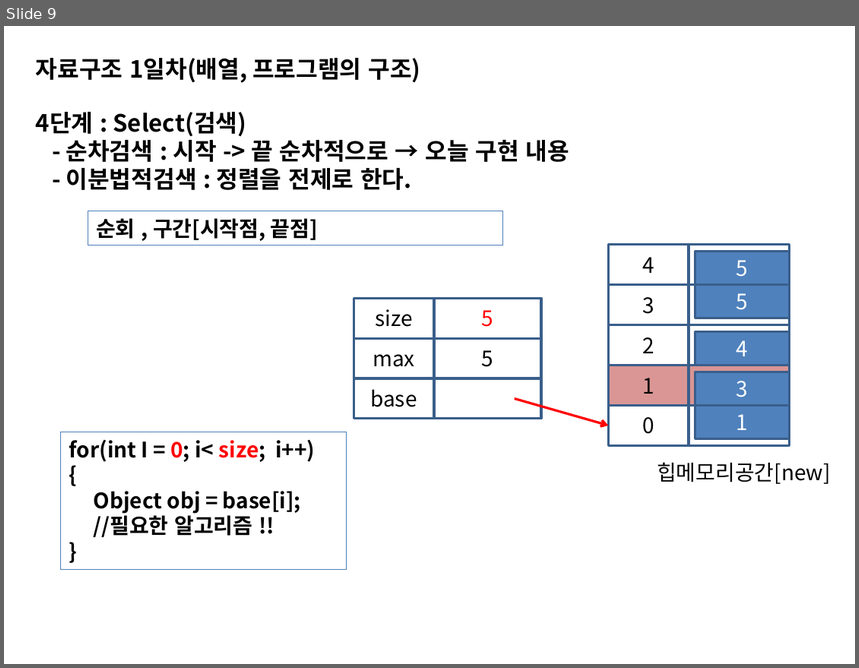
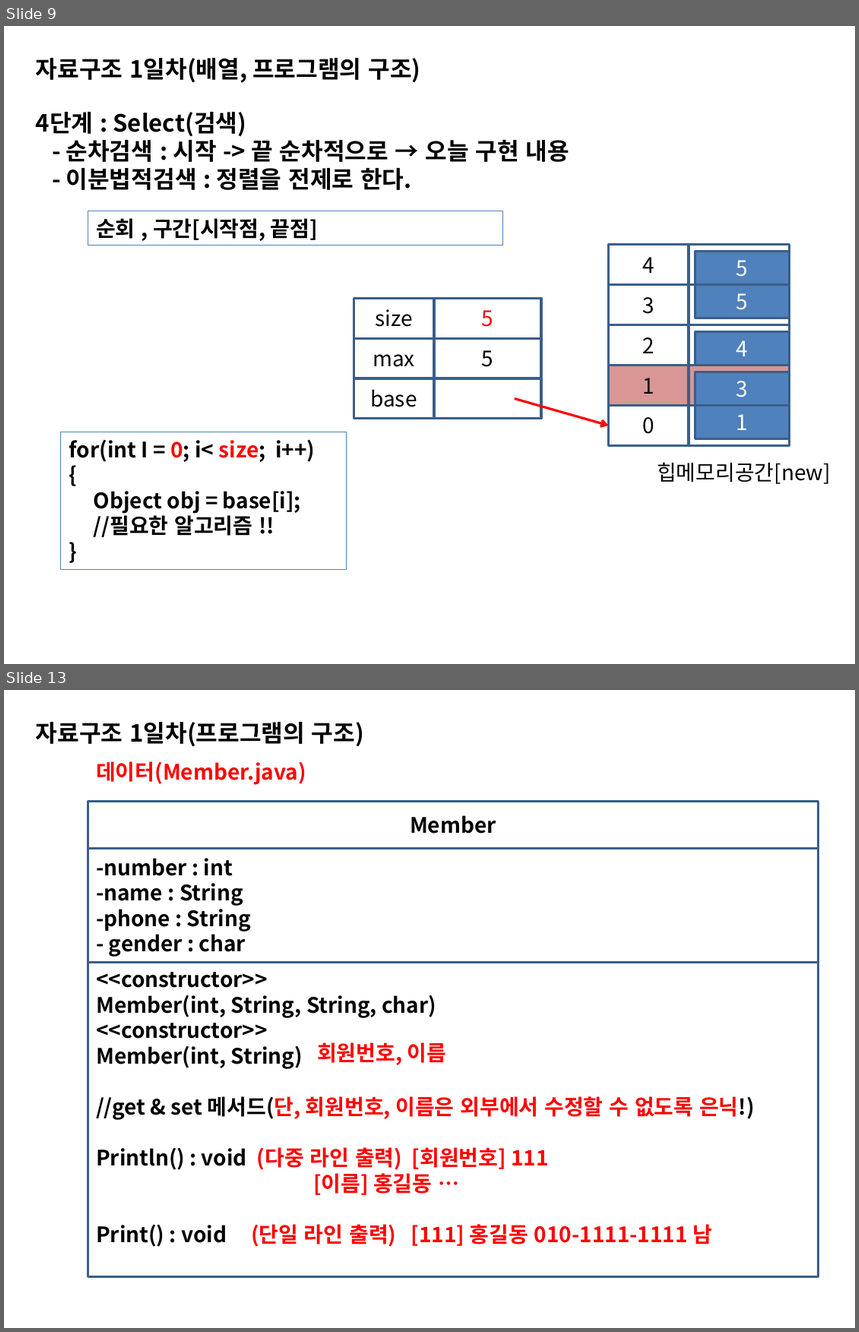
Before and after one commit to sing2song/TILDS, a slide deck: Java자료구조.pptx. Shown one above the other, each under a label of ours: slide 9 before the commit, slides 9 and 13 after it; the slides between them are not shown. The pictures are 859x668 and 859x1332 pixels, drawn with LibreOffice and Linux fonts; fonts in the diff are those of the drawing. Boxes give left, top, right and bottom in pixels: in the first picture for what was removed or moved away, otherwise in the second. Text is boxed around its words. In the diff, an @@ line names an element or a change of style, - is before the commit and + after.

```diff
--- a/Java자료구조.pptx
+++ b/Java자료구조.pptx
@@ slide 13 added at box(4, 690, 855, 1328), background #FFFFFF @@
@@ text added at box(36, 722, 364, 746), 20 pt, text #000000, bold @@
+자료구조 1일차(프로그램의 구조)
@@ text added at box(96, 761, 306, 785), 18 pt, text #FF0000, bold @@
+데이터(Member.java)
@@ rectangle added at box(88, 802, 818, 848), fill #FFFFFF, outline #3A5F8C 2 pt, 18 pt, text #000000, bold @@
+Member
@@ rectangle added at box(88, 848, 818, 962), fill #FFFFFF, outline #3A5F8C 2 pt, 18 pt, text #000000, bold @@
+-number : int
+-name : String
+-phone : String
+- gender : char
@@ rectangle added at box(88, 962, 818, 1277), fill #FFFFFF, outline #3A5F8C 2 pt, 18 pt, text #000000, bold @@
+<<constructor>>
+Member(int, String, String, char)
+<<constructor>>
+Member(int, String)
+//get & set 메서드(단, 회원번호, 이름은 외부에서 수정할 수 없도록 은닉!)
+Println() : void (다중 라인 출력) [회원번호] 111
+[이름] 홍길동 …
+Print() : void (단일 라인 출력) [111] 홍길동 010-1111-1111 남
@@ text added at box(317, 1043, 447, 1065), 18 pt, text #FF0000, bold @@
+회원번호, 이름
```
Also in this commit, not shown: 2 slides changed, 6 other slides added, 3 other files.
